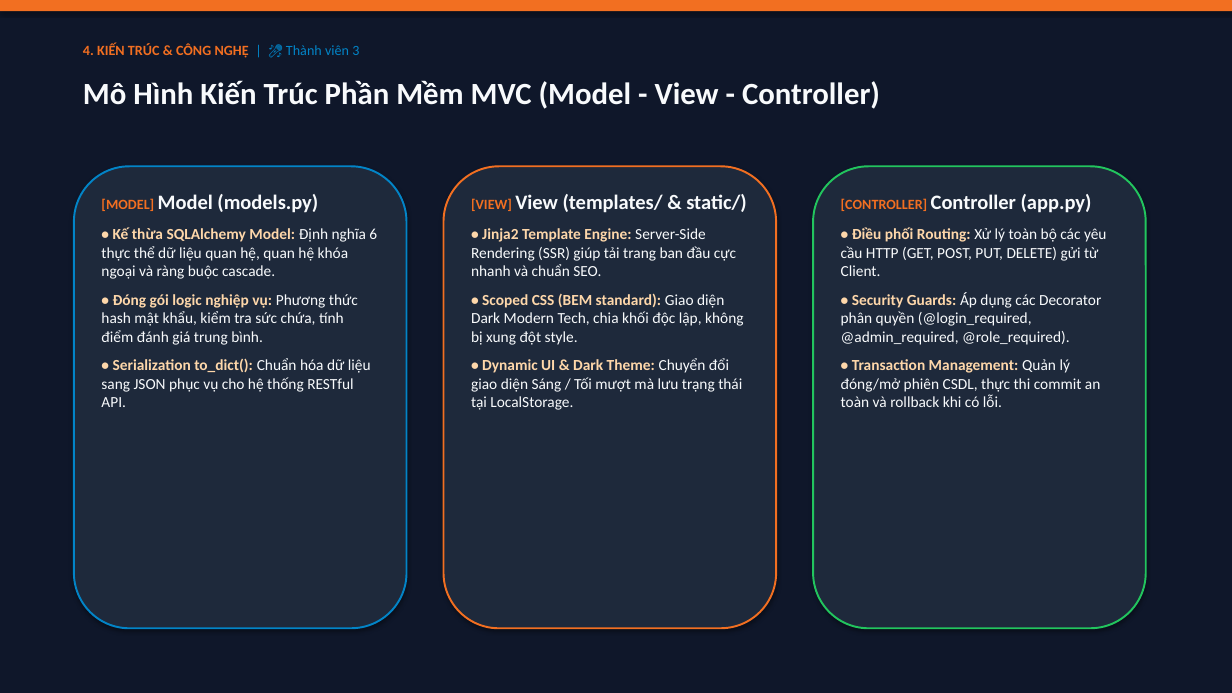
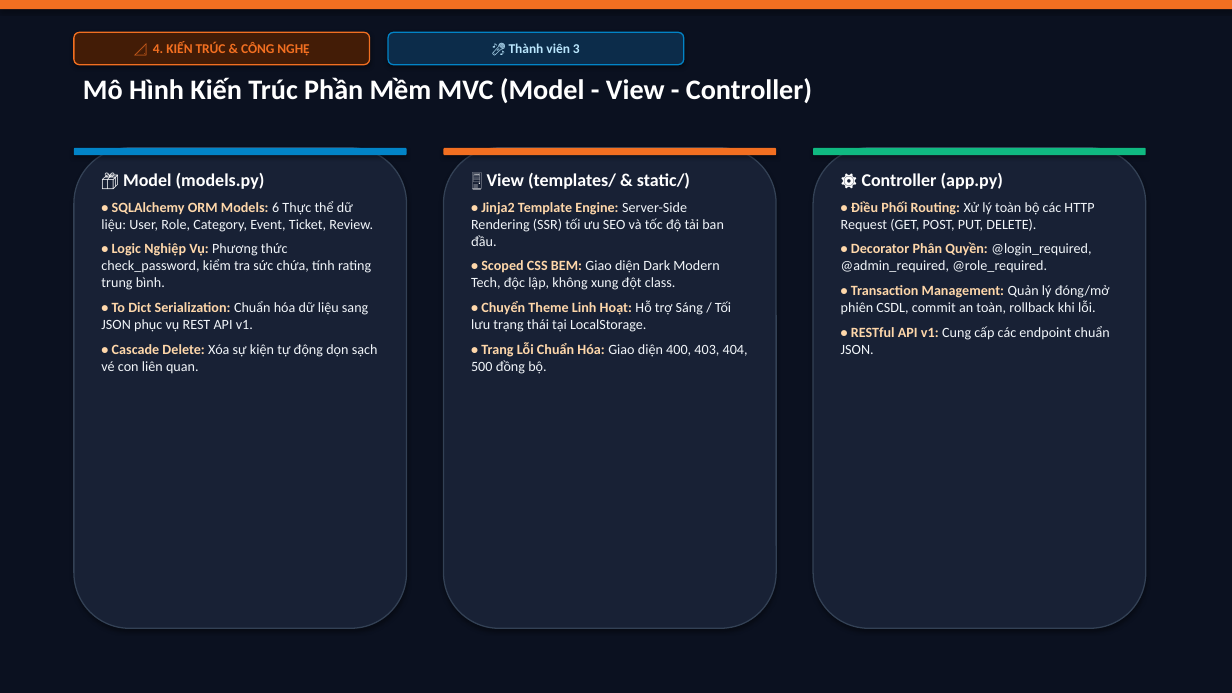
Before and after one commit to CongDung0506/FPTU-EventHub, a slide deck: slide 13 of SLIDE_THUYET_TRINH_FPTU_EVENTHUB.pptx. Drawn at 1232x693 pixels with LibreOffice and Linux fonts; fonts in the diff are those of the drawing. Boxes give left, top, right and bottom in pixels: in the first picture for what was removed or moved away, otherwise in the second. Text is boxed around its words. In the diff, an @@ line names an element or a change of style, - is before the commit and + after.

Commit message:
feat(slides): redesign presentation deck to Canva aesthetic with 26 high-impact slides, visual metric cards, embedded event photos, and battle boards

```diff
--- a/SLIDE_THUYET_TRINH_FPTU_EVENTHUB.pptx
+++ b/SLIDE_THUYET_TRINH_FPTU_EVENTHUB.pptx
@@ rectangle at box(0, 0, 1232, 693): fill #0F172A to #0B1120 @@
@@ rounded rectangle "📐 4. KIẾN TRÚC & ...": place and size @@
-rounded rectangle "📐 4. KIẾN TRÚC & ..." at box(83, 43, 359, 58)
+rounded rectangle "📐 4. KIẾN TRÚC & ..." at box(74, 32, 370, 65)
@@ rounded rectangle "📐 4. KIẾN TRÚC & ..." at box(74, 32, 370, 65): vertical alignment top to middle; fill none to #431C06; outline none to #F26F21 1 pt; shadow on @@
@@ text in rounded rectangle at box(153, 42, 309, 56): text changed; size 11 to 10.5 pt @@
-4. KIẾN TRÚC & CÔNG NGHỆ | 🎤 Thành viên 3
+📐 4. KIẾN TRÚC & CÔNG NGHỆ
@@ rounded rectangle added at box(388, 32, 684, 65), fill #0C2C4A, outline #0284C7 1 pt, 10.5 pt, text #BAE6FD, bold @@
+🎤 Thành viên 3
@@ text "Mô Hình Kiến Trúc Phần ..." at box(83, 77, 812, 103): size 24 to 22 pt, text colour #F8FAFC to #FFFFFF @@
@@ rounded rectangle: place and size @@
-rounded rectangle at box(74, 166, 407, 628)
+rounded rectangle at box(74, 148, 407, 628)
@@ rounded rectangle at box(74, 148, 407, 628): fill #1E293B to #182135; outline #0284C7 1.5 pt to #334155 1 pt @@
@@ rounded rectangle: place and size @@
-rounded rectangle at box(444, 166, 776, 628)
+rounded rectangle at box(74, 148, 407, 155)
@@ rounded rectangle at box(74, 148, 407, 155): fill #1E293B to #0284C7; outline #F26F21 1.5 pt to none @@
@@ rounded rectangle: place and size @@
-rounded rectangle at box(813, 166, 1146, 628)
+rounded rectangle at box(444, 148, 776, 628)
@@ rounded rectangle at box(444, 148, 776, 628): fill #1E293B to #182135; outline #22C55E 1.5 pt to #334155 1 pt @@
@@ rounded rectangle added at box(444, 148, 776, 155), fill #F26F21 @@
@@ rounded rectangle added at box(813, 148, 1146, 628), fill #182135, outline #334155 1 pt @@
@@ rounded rectangle added at box(813, 148, 1146, 155), fill #10B981 @@
@@ text at box(101, 173, 378, 374): text changed; size 12 to 11 pt; text colour #F8FAFC to #F1F5F9 @@
-[MODEL] Model (models.py)
-• Kế thừa SQLAlchemy Model: Định nghĩa 6 thực thể dữ liệu quan hệ, quan hệ khóa ngoại và ràng buộc cascade.
-• Đóng gói logic nghiệp vụ: Phương thức hash mật khẩu, kiểm tra sức chứa, tính điểm đánh giá trung bình.
-• Serialization to_dict(): Chuẩn hóa dữ liệu sang JSON phục vụ cho hệ thống RESTful API.
+📦 Model (models.py)
+• SQLAlchemy ORM Models: 6 Thực thể dữ liệu: User, Role, Category, Event, Ticket, Review.
+• Logic Nghiệp Vụ: Phương thức check_password, kiểm tra sức chứa, tính rating trung bình.
+• To Dict Serialization: Chuẩn hóa dữ liệu sang JSON phục vụ REST API v1.
+• Cascade Delete: Xóa sự kiện tự động dọn sạch vé con liên quan.
@@ text at box(471, 173, 748, 374): text changed; size 12 to 11 pt; text colour #F8FAFC to #F1F5F9 @@
-[VIEW] View (templates/ & static/)
-• Jinja2 Template Engine: Server-Side Rendering (SSR) giúp tải trang ban đầu cực nhanh và chuẩn SEO.
-• Scoped CSS (BEM standard): Giao diện Dark Modern Tech, chia khối độc lập, không bị xung đột style.
-• Dynamic UI & Dark Theme: Chuyển đổi giao diện Sáng / Tối mượt mà lưu trạng thái tại LocalStorage.
+🖥️ View (templates/ & static/)
+• Jinja2 Template Engine: Server-Side Rendering (SSR) tối ưu SEO và tốc độ tải ban đầu.
+• Scoped CSS BEM: Giao diện Dark Modern Tech, độc lập, không xung đột class.
+• Chuyển Theme Linh Hoạt: Hỗ trợ Sáng / Tối lưu trạng thái tại LocalStorage.
+• Trang Lỗi Chuẩn Hóa: Giao diện 400, 403, 404, 500 đồng bộ.
@@ text at box(841, 173, 1110, 354): text changed; size 12 to 11 pt; text colour #F8FAFC to #F1F5F9 @@
-[CONTROLLER] Controller (app.py)
-• Điều phối Routing: Xử lý toàn bộ các yêu cầu HTTP (GET, POST, PUT, DELETE) gửi từ Client.
-• Security Guards: Áp dụng các Decorator phân quyền (@login_required, @admin_required, @role_required).
-• Transaction Management: Quản lý đóng/mở phiên CSDL, thực thi commit an toàn và rollback khi có lỗi.
+⚙️ Controller (app.py)
+• Điều Phối Routing: Xử lý toàn bộ các HTTP Request (GET, POST, PUT, DELETE).
+• Decorator Phân Quyền: @login_required, @admin_required, @role_required.
+• Transaction Management: Quản lý đóng/mở phiên CSDL, commit an toàn, rollback khi lỗi.
+• RESTful API v1: Cung cấp các endpoint chuẩn JSON.
```
Also in this commit, not shown: 23 other slides changed, 2 slides added, 2 slides removed, 2 other files.
